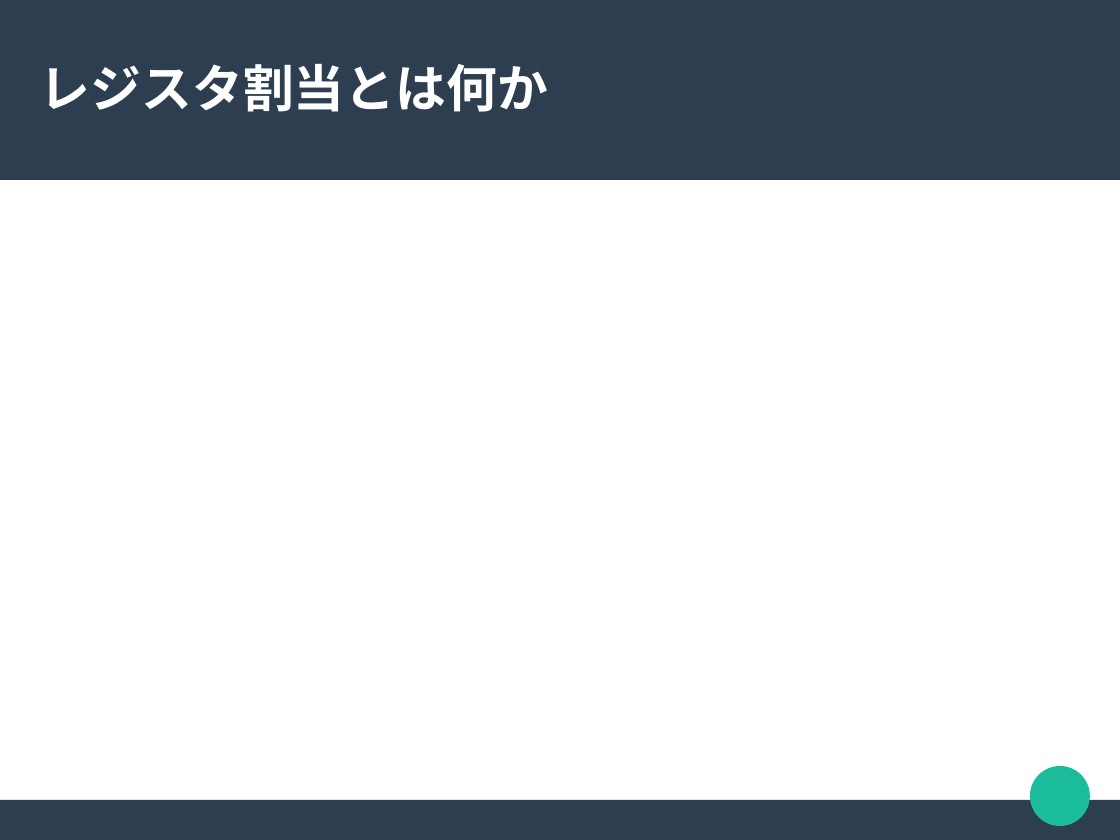
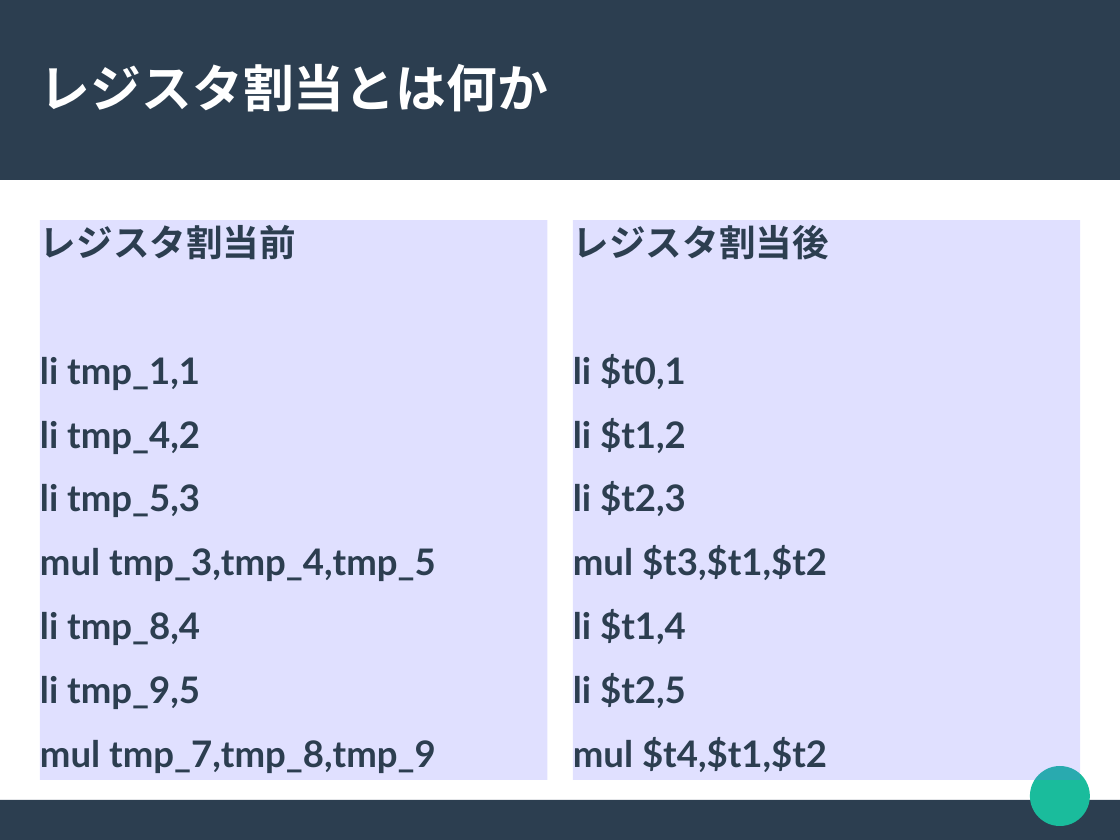
Before and after one commit to akawashiro/hml, a slide deck: slide 4 of hml.odp. Drawn at 1120x840 pixels with LibreOffice and Linux fonts; fonts in the diff are those of the drawing. Boxes give left, top, right and bottom in pixels: in the first picture for what was removed or moved away, otherwise in the second. Text is boxed around its words. In the diff, an @@ line names an element or a change of style, - is before the commit and + after.

```diff
--- a/hml.odp
+++ b/hml.odp
@@ text added at [40,221,547,781], fill #6666FF at 20% opacity, 25.9 pt, text #2C3E50, bold @@
+レジスタ割当前
+li tmp_1,1
+li tmp_4,2
+li tmp_5,3
+mul tmp_3,tmp_4,tmp_5
+li tmp_8,4
+li tmp_9,5
+mul tmp_7,tmp_8,tmp_9
@@ text added at [573,221,1080,781], fill #6666FF at 20% opacity, 25.9 pt, text #2C3E50, bold @@
+レジスタ割当後
+li $t0,1
+li $t1,2
+li $t2,3
+mul $t3,$t1,$t2
+li $t1,4
+li $t2,5
+mul $t4,$t1,$t2
```
Also in this commit, not shown: 2 other slides changed, 2 slides added, 2 slides removed.
